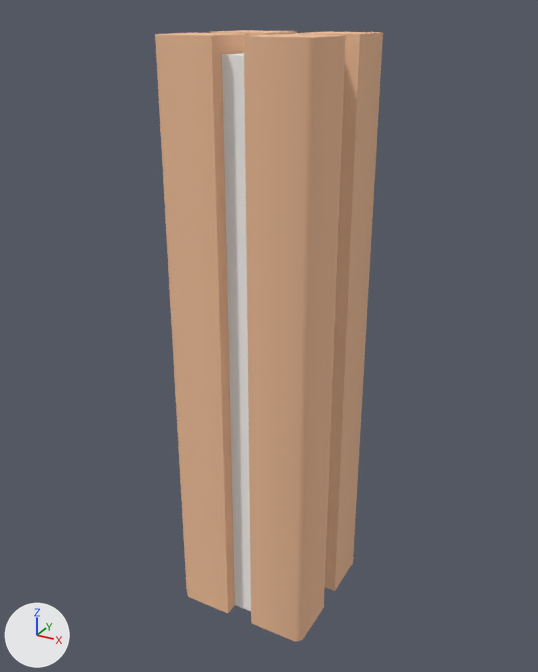
Two versions of the glTF model assets/kenney/citycommercial/low-detail-building-g.glb, one commit apart.
Rendered twice from a camera (50 mm lens) standing at (1.113, -2.048, 2.066) and looking at (-0.018, 0.009, 1.037). Lighting does not change. The marker at lower left points along +X, +Y and +Z. The first picture is the older version.

The older version as bpy lines, for what is in view:
```python
me_low_detail_building_g = bpy.data.meshes.new('low-detail-building-g')
me_low_detail_building_g.from_pydata(...)  # 80 vertices, 185 faces; spans x -0.25..0.25, y -0.25..0.25, z 0.0..2.0
me_low_detail_building_g.materials.append(mat_colormap)
ob_low_detail_building_g = bpy.data.objects.new('low-detail-building-g', me_low_detail_building_g)
ob_low_detail_building_g.location = (0.0, 0.0, 0.0)
```
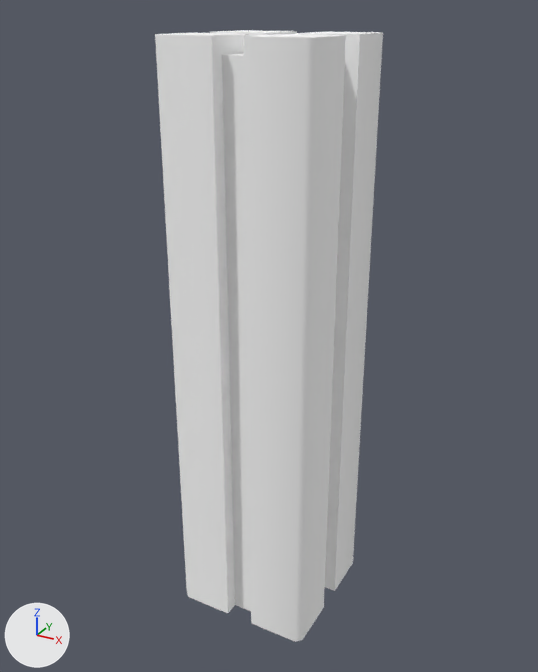
Scene script edits in JSON lines:
```json
{"op": "add", "block": "mat_colormap_142", "code": ["mat_colormap_142 = principled_material('colormap.142')", "mat_colormap_142.base_color = (1.0, 1.0, 1.0)  # white #ffffff", "mat_colormap_142.roughness = 1.0"]}
{"block": "me_low_detail_building_g", "where": "me_low_detail_building_g.from_pydata(...)  # 80 vertices, 185 faces; spans x -0.25..0.25, y -0.25..0.25, z 0.0..2.0"}
{"op": "remove", "block": "me_low_detail_building_g", "code": "me_low_detail_building_g.materials.append(mat_colormap)"}
{"op": "add", "block": "me_low_detail_building_g", "code": "me_low_detail_building_g.materials.append(mat_colormap_142)  # white #ffffff"}
```

Boxes [x1, y1, x2, y2] around the edits, measured in the pictures (538 x 672 px):
```json
{"object": "low-detail-building-g", "change": "recoloured", "before": [155, 30, 383, 642], "after": [155, 30, 383, 642], "on screen": "lighter"}
```
